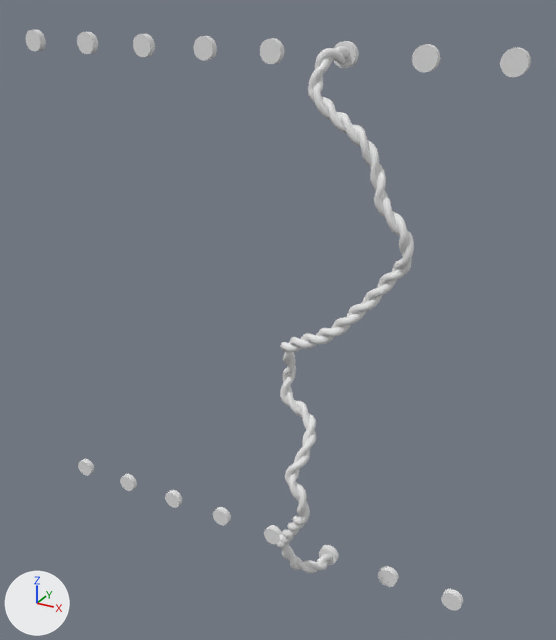
Two versions of the Blender file Blender/wires.blend, one commit apart.
Both versions are drawn from a camera (50 mm lens) standing at (1.096, -1.85, 0.785) and looking at (0.138, -0.107, -0.086). Every picture has the same lights, and +X, +Y and +Z are marked at lower left.

In view in the first picture: 'Circle', 'Top Socket 7'.
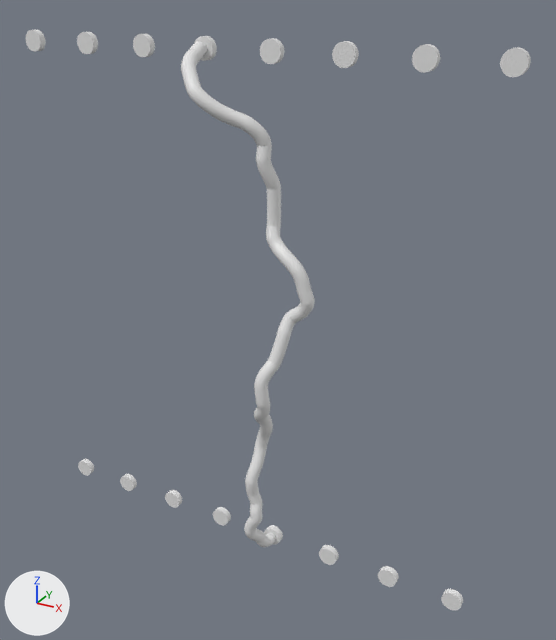
Commit message: Create wire shape connecting sockets offset by 1

ob_gp_layer_002 is not drawn itself; it is used by a modifier of ob_circle.

Where the newer file only moved an object's origin or applied its transform, the numbers keep the older frame.

Changed parts and their boxes [x1, y1, x2, y2] in the pictures (556 x 640 px):
'Circle', hidden
    before: [277, 46, 414, 573]
'GP_Layer.003', added
    after: [181, 41, 315, 547]

Edits to the bpy script that builds the scene:
```text
Add cu_gp_layer_004:
    cu_gp_layer_004 = bpy.data.curves.new('GP_Layer.004', 'CURVE')
    cu_gp_layer_004.dimensions = '3D'
    _sp = cu_gp_layer_004.splines.new('BEZIER'); _sp.bezier_points.add(0)
    _sp.bezier_points.foreach_set('co', [0.12, -0.106, -0.469])
    _sp.bezier_points.foreach_set('handle_left', [0.12, -0.107, -0.467])
    _sp.bezier_points.foreach_set('handle_right', [0.119, -0.106, -0.473])
    _sp.bezier_points.foreach_set('radius', [1.882])
    _sp.order_u = 0
    _sp.order_v = 0
    _sp.use_smooth = False
    _sp = cu_gp_layer_004.splines.new('BEZIER'); _sp.bezier_points.add(35)
    _sp.bezier_points.foreach_set('co', [-0.0969, -0.075, 0.626, -0.0969, -0.101, 0.626, -0.0926, -0.136, 0.61, -0.0764, -0.183, 0.585, -0.0324, -0.22, 0.536, 0.0718, -0.177, 0.468, 0.12, -0.146, 0.407, 0.121, -0.153, 0.372, 0.138, -0.13, 0.3, 0.138, -0.132, 0.193, 0.144, -0.145, 0.166, 0.173, -0.156, 0.138, 0.228, -0.171, 0.0993, 0.25, -0.168, 0.0455, 0.259, -0.166, 0.0161, 0.243, -0.16, -0.015, 0.214, -0.162, -0.0396, 0.199, -0.184, -0.0799, 0.183, -0.213, -0.164, 0.162, -0.245, -0.217, 0.166, -0.244, -0.276, 0.159, -0.232, -0.31, 0.129, -0.175, -0.373, 0.116, -0.142, -0.432, 0.0938, -0.134, -0.499, 0.092, -0.156, -0.552, 0.0853, -0.179, -0.602, 0.0855, -0.172, -0.648, 0.0957, -0.169, -0.683, 0.0999, -0.18, -0.71, 0.1, -0.183, -0.738, 0.0803, -0.183, -0.785, 0.083, -0.171, -0.808, 0.0872, -0.15, -0.831, 0.103, -0.101, -0.874, 0.103, -0.075, -0.874])
    _sp.bezier_points.foreach_set('handle_left', [-0.0969, -0.075, 0.626, -0.0971, -0.0983, 0.626, -0.0936, -0.131, 0.612, -0.0846, -0.17, 0.595, -0.0499, -0.211, 0.551, 0.0344, -0.197, 0.481, 0.12, -0.149, 0.432, 0.121, -0.152, 0.376, 0.137, -0.14, 0.324, 0.138, -0.128, 0.21, 0.141, -0.139, 0.173, 0.162, -0.151, 0.144, 0.212, -0.169, 0.116, 0.246, -0.169, 0.0646, 0.259, -0.166, 0.021, 0.25, -0.161, -0.00535, 0.218, -0.161, -0.0352, 0.2, -0.175, -0.0668, 0.188, -0.207, -0.151, 0.163, -0.24, -0.196, 0.166, -0.246, -0.256, 0.164, -0.236, -0.299, 0.129, -0.198, -0.354, 0.128, -0.154, -0.417, 0.0979, -0.129, -0.476, 0.0938, -0.148, -0.535, 0.0855, -0.174, -0.584, 0.0852, -0.176, -0.633, 0.0926, -0.17, -0.671, 0.0991, -0.176, -0.701, 0.104, -0.181, -0.729, 0.0816, -0.183, -0.768, 0.0811, -0.176, -0.802, 0.0861, -0.153, -0.827, 0.0941, -0.14, -0.874, 0.103, -0.075, -0.874])
    _sp.bezier_points.foreach_set('handle_right', [-0.0969, -0.075, 0.626, -0.0963, -0.107, 0.626, -0.091, -0.155, 0.607, -0.0622, -0.194, 0.567, 0.000355, -0.226, 0.507, 0.0956, -0.173, 0.46, 0.12, -0.147, 0.402, 0.122, -0.151, 0.346, 0.138, -0.129, 0.283, 0.138, -0.136, 0.184, 0.15, -0.145, 0.153, 0.191, -0.168, 0.13, 0.241, -0.17, 0.0849, 0.251, -0.168, 0.041, 0.259, -0.163, 0.00469, 0.24, -0.16, -0.0208, 0.202, -0.167, -0.05, 0.199, -0.19, -0.0938, 0.177, -0.229, -0.178, 0.161, -0.246, -0.237, 0.166, -0.239, -0.287, 0.14, -0.224, -0.332, 0.128, -0.16, -0.39, 0.105, -0.131, -0.451, 0.0926, -0.138, -0.518, 0.0903, -0.166, -0.568, 0.0851, -0.179, -0.618, 0.0885, -0.171, -0.66, 0.098, -0.171, -0.692, 0.102, -0.181, -0.719, 0.0906, -0.183, -0.752, 0.0794, -0.18, -0.794, 0.0864, -0.167, -0.812, 0.0873, -0.131, -0.843, 0.103, -0.0875, -0.874, 0.103, -0.075, -0.874])
    for _p, _l, _r in zip(_sp.bezier_points, ['ALIGNED', 'FREE', 'FREE', 'FREE', 'FREE', 'FREE', 'FREE', 'FREE', 'FREE', 'FREE', 'FREE', 'FREE', 'FREE', 'FREE', 'FREE', 'FREE', 'FREE', 'FREE', 'FREE', 'FREE', 'FREE', 'FREE', 'FREE', 'FREE', 'FREE', 'FREE', 'FREE', 'FREE', 'FREE', 'FREE', 'FREE', 'FREE', 'FREE', 'FREE', 'FREE', 'ALIGNED'], ['ALIGNED', 'FREE', 'FREE', 'FREE', 'FREE', 'FREE', 'FREE', 'FREE', 'FREE', 'FREE', 'FREE', 'FREE', 'FREE', 'FREE', 'FREE', 'FREE', 'FREE', 'FREE', 'FREE', 'FREE', 'FREE', 'FREE', 'FREE', 'FREE', 'FREE', 'FREE', 'FREE', 'FREE', 'FREE', 'FREE', 'FREE', 'FREE', 'FREE', 'FREE', 'FREE', 'ALIGNED']): _p.handle_left_type = _l; _p.handle_right_type = _r
    _sp.bezier_points.foreach_set('radius', [1.0, 1.882, 1.882, 1.882, 1.882, 1.882, 1.882, 1.882, 1.882, 1.882, 1.882, 1.882, 1.882, 1.882, 1.882, 1.882, 1.882, 1.882, 1.882, 1.882, 1.882, 1.882, 1.882, 1.882, 1.882, 1.882, 1.882, 1.882, 1.882, 1.882, 1.882, 1.882, 1.882, 1.882, 1.882, 1.0])
    _sp.order_u = 0
    _sp.order_v = 0
    cu_gp_layer_004.bevel_profile.use_clip = True
    cu_gp_layer_004.bevel_resolution = 6
    cu_gp_layer_004.bevel_depth = 0.01
    cu_gp_layer_004.fill_mode = 'FULL'
Change ob_circle:
    add ob_circle.hide_set(True)
Change ob_gp_layer_002:
    add ob_gp_layer_002.hide_set(True)
Add ob_gp_layer_003:
    ob_gp_layer_003 = bpy.data.objects.new('GP_Layer.003', cu_gp_layer_004)
    ob_gp_layer_003.location = (0.0, 0.0, 0.0)
```
